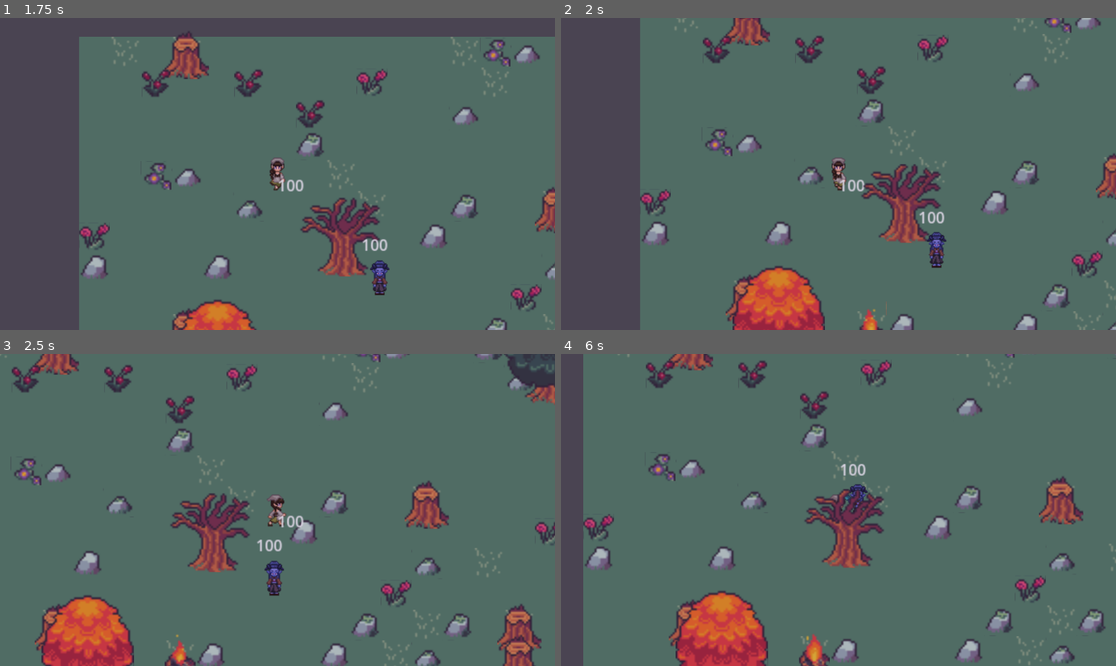
Above: before the commit, frames 1-4 (two rows, left to right).
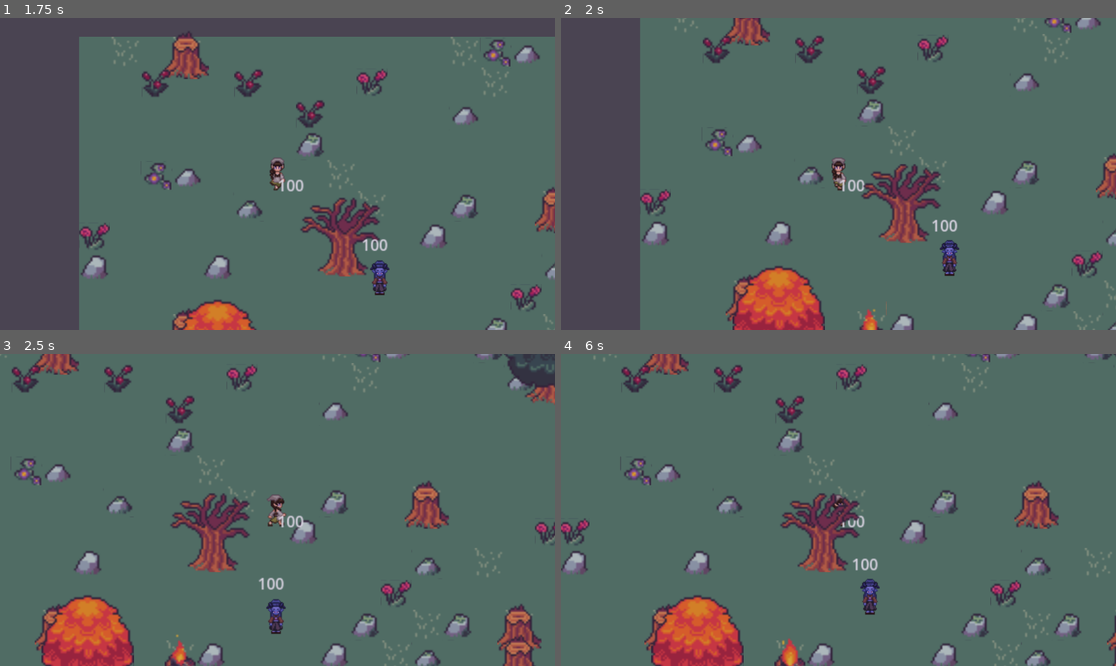
Above: after the commit, the same moments.

Repository: Anishax11/Procedural-World-Generation-Prototype
Game: Godot game, scene res://scenes/world.tscn
Two runs of this game, one before a commit and one after it. Both use one fixed random seed, a clock stepped at 60 frames per second and the inputs below.
Inputs (mouse positions are in pixels of both pictures, inside the frame that each line leads up to):
- Up to frame 1 (1.75 s): tap Enter at 0.5 s; hold D (Right) 0.53-1.28 s; hold F (Base Attack) 0.53-1.28 s; click (277, 174) at 0.67 s; move the mouse to (166, 189) at 1.27 s; hold S (Down) from 1.28 s (still down); tap F (Base Attack) at 1.35 s
- Up to frame 2 (2 s): keep holding S (Down)
- Up to frame 3 (2.5 s): move the mouse to (377, 584) at 2.02 s; release S (Down) at 2.03 s; hold D (Right) from 2.03 s (still down); hold Shift (Shift) from 2.03 s (still down); click (377, 584) at 2.17 s; tap F (Base Attack) at 2.3 s
- Up to frame 4 (6 s): move the mouse to (810, 572) at 2.77 s; release D (Right) at 2.78 s; release Shift (Shift) at 2.78 s; hold Up (Up) 2.78-3.53 s; tap F (Base Attack) at 2.85, 4.55, 5.85 s; click (810, 572) at 2.92 s; move the mouse to (1005, 556) at 3.52 s; hold F (Base Attack) 3.53-4.28 s; hold A (Left) 3.53-5.03 s; move the mouse to (672, 463) at 4.27 s; tap Shift (Shift) at 4.35 s; move the mouse to (866, 510) at 5.02 s; hold S (Down) 5.03-5.78 s; hold F (Base Attack) 5.03-5.78 s; click (866, 510) at 5.17 s; move the mouse to (755, 432) at 5.77 s; hold D (Right) from 5.78 s (still down)

Frame 1 is identical in both runs. In frame 2, 0.7% of the frame differs, in the area x 64-72%, y 62-83%; in frame 3, 0.7%; in frame 4, 22%, in the area x 0-100%, y 0-100%.
Error before the commit: Invalid call. Nonexistent function 'take_damage' in base 'Nil'. (res://scripts/player.gd:108)

Commit message:
Enable smmoth collision resolution and basic combat

Diff:
--- a/scenes/player.tscn
+++ b/scenes/player.tscn
@@ -311,6 +311,9 @@
 [sub_resource type="CapsuleShape2D" id="CapsuleShape2D_j8mtk"]
 
 [sub_resource type="CapsuleShape2D" id="CapsuleShape2D_tuyoq"]
+
+[sub_resource type="CircleShape2D" id="CircleShape2D_dqkch"]
+radius = 54.33231
 
 [node name="Player" type="CharacterBody2D" unique_id=1552847839]
 z_index = 3
@@ -342,8 +345,6 @@
 mouse_filter = 2
 color = Color(0.278197, 0.164464, 0.453899, 0.243137)
 
-[node name="NavigationAgent2D" type="NavigationAgent2D" parent="." unique_id=2065729971]
-
 [node name="HealthBoxComponent" parent="." unique_id=757536793 node_paths=PackedStringArray("healthbar") instance=ExtResource("3_dqkch")]
 healthbar = NodePath("Label")
 
@@ -357,4 +358,13 @@
 [node name="CollisionShape2D" type="CollisionShape2D" parent="HitBoxComponent" unique_id=1791312080]
 shape = SubResource("CapsuleShape2D_tuyoq")
 
+[node name="Range" type="Area2D" parent="." unique_id=605311702]
+
+[node name="CollisionShape2D" type="CollisionShape2D" parent="Range" unique_id=1128297049]
+shape = SubResource("CircleShape2D_dqkch")
+
 [connection signal="animation_finished" from="AnimatedSprite2D" to="." method="_on_animated_sprite_2d_animation_finished"]
+[connection signal="area_entered" from="Range" to="." method="_on_range_area_entered"]
+[connection signal="area_exited" from="Range" to="." method="_on_range_area_exited"]
+[connection signal="body_entered" from="Range" to="." method="_on_range_body_entered"]
+[connection signal="body_exited" from="Range" to="." method="_on_range_body_exited"]
--- a/scenes/tree.tscn
+++ b/scenes/tree.tscn
@@ -52,4 +52,4 @@
 animation = &"tree2"
 
 [node name="CollisionPolygon2D" type="CollisionPolygon2D" parent="." unique_id=1248074134]
-polygon = PackedVector2Array(-17, 14, -10, 17, -8, 22, -13, 24, -9, 28, 4, 29, 11, 24, 6, 21, 17, 15)
+polygon = PackedVector2Array(-22, -1, -17, 14, -10, 17, -8, 22, -13, 24, -9, 28, 4, 29, 11, 24, 6, 21, 17, 15, 23, 0)
--- a/scripts/enemy.gd
+++ b/scripts/enemy.gd
@@ -3,7 +3,6 @@
 @onready var navigation_agent_2d: NavigationAgent2D = $NavigationAgent2D
 @onready var animated_sprite_2d: AnimatedSprite2D = $AnimatedSprite2D
 
-var turn = false
 var player
 var speed = 35
 var direction : Vector2 = Vector2.ZERO
@@ -25,7 +24,9 @@
 	if wait_time<=0:
 
 		direction = Vector2(randi_range(-1,1),randi_range(-1,1))
-		wait_time = 3.0
+		if prev_state == state_machine.States.chase:
+			state_machine.state = state_machine.States.chase
+		wait_time = 1.0
 	if get_slide_collision_count() > 0:
 		var collision = get_slide_collision(0)
 		var normal = collision.get_normal()
@@ -36,15 +37,18 @@
 
 
 
+
 func chase():
 	print("Chase")
+	prev_state = state_machine.States.chase
 	if get_slide_collision_count() > 0:
 		var collision = get_slide_collision(0)
 		if collision.get_collider().name =="Player":
 			attack()
 		else:
-			var normal = collision.get_normal()
-			resolve_collision(normal)
+			state_machine.state = state_machine.States.patrol
+			#var normal = collision.get_normal()
+			#resolve_collision(normal)
 
 	var next_pos  = navigation_agent_2d.get_next_path_position()
 	direction  = (next_pos - global_position).normalized()
--- a/scripts/enemy_state_machine.gd
+++ b/scripts/enemy_state_machine.gd
@@ -33,13 +33,6 @@
 	parent.move_and_slide()
 	parent.wait_time-=delta
 
-
-
-
-
-
-
-
 func _on_body_entered(body: CharacterBody2D) -> void:
 	if body.name =="Player":
 		state = States.chase
--- a/scripts/hit_box_component.gd
+++ b/scripts/hit_box_component.gd
@@ -1,5 +1,6 @@
 extends Area2D
 
+class_name HitBoxComponent
 @export var healthbox : Node2D
 var player
 var damage = 10
--- a/scripts/player.gd
+++ b/scripts/player.gd
@@ -4,6 +4,7 @@
 var dream = "forest"
 enum States{combat,explore,move_to}
 var state = States.explore
+var enemies_in_range : Array = []
 @onready var animated_sprite_2d: AnimatedSprite2D = $AnimatedSprite2D
 @onready var color_rect: ColorRect = $CanvasLayer/ColorRect
 
@@ -15,24 +16,12 @@
 
 var speed = 100
 var direction : Vector2
-var enemy_under_attack # pick an enemy(hitbox) to attack during combat
-@onready var navigation_agent_2d: NavigationAgent2D = $NavigationAgent2D
-var selected_attack
-var combat_manager
+
 func _ready():
 	color_rect.color = worldshade[dream]["color"]
 	color_rect.color.a = worldshade[dream]["opacity"]
-	combat_manager = get_tree().current_scene.find_child("CombatManager")
 
 func _physics_process(delta: float) -> void:
-	if state == States.combat:
-		return
-	elif state == States.move_to:
-		print("State is move to enemy")
-		move_to_enemy()
-
-	elif state == States.explore:
-
 		if direction==Vector2(0,1):
 			animated_sprite_2d.play("forward")
 		if direction==Vector2(0,-1):
@@ -105,27 +94,9 @@
 func base_attack():
 
 	animated_sprite_2d.play("base_attack")
-	enemy_under_attack.take_damage(40)
-	combat_manager.turn_queueu.append(enemy_under_attack.get_parent())
-
-func move_to_enemy():
-	print("Player moving")
-	var next_pos = navigation_agent_2d.get_next_path_position()
-	direction = (next_pos-global_position).normalized()
-	#if get_slide_collision_count() > 0:
-		#print("Player collsion")
-		#var collision = get_slide_collision(0)
-		#if collision.get_collider()!=null:
-			#print("Collision body :",collision.get_collider().name)
-			#collision.get_collider().queue_free()
-	if navigation_agent_2d.is_navigation_finished():
-		print("Target reached")
-		base_attack()
-		turn = false
-		state = States.combat
-
-	velocity = direction*speed
-	move_and_slide()
+	for enemy in enemies_in_range:
+		print("enemy : ",enemy.name)
+		enemy.take_damage(40)
 
 
 func combat():
@@ -136,3 +107,17 @@
 func die():
 	queue_free()
 	get_tree().paused=true
+
+
+
+
+
+func _on_range_area_entered(area: Area2D) -> void:
+
+	if area is HitBoxComponent and !area.get_parent()==self:
+		enemies_in_range.append(area)
+
+
+func _on_range_area_exited(area: Area2D) -> void:
+	if area is HitBoxComponent and !area.get_parent()==self:
+		enemies_in_range.erase(area)
